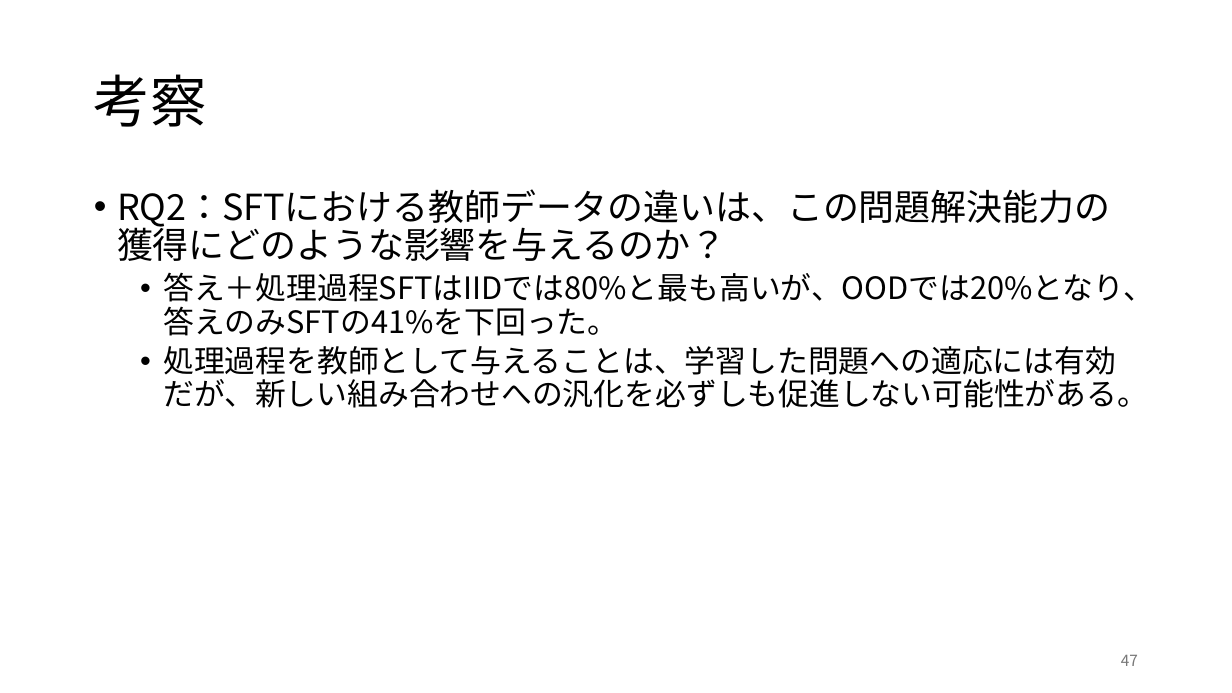
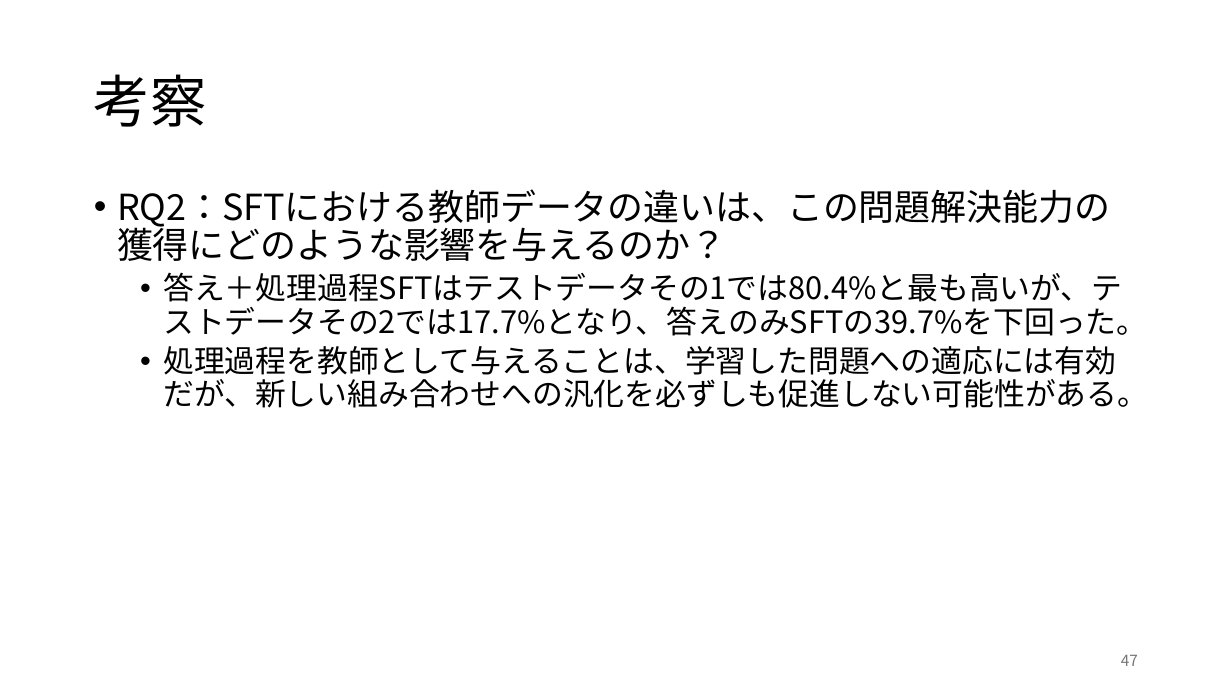
Before and after one commit to rollotea/array-task, a slide deck: slide 47 of 生成AIの追加学習による問題.pptx. Drawn at 1232x693 pixels with LibreOffice and Linux fonts; fonts in the diff are those of the drawing. Boxes give left, top, right and bottom in pixels: in the first picture for what was removed or moved away, otherwise in the second. Text is boxed around its words. In the diff, an @@ line names an element or a change of style, - is before the commit and + after.

```diff
--- a/生成AIの追加学習による問題.pptx
+++ b/生成AIの追加学習による問題.pptx
@@ text at [163, 272, 1147, 336]: text changed @@
-  • 答え＋処理過程SFTはIIDでは80%と最も高いが、OODでは20%となり、答えのみSFTの41%を下回った。
+  • 答え＋処理過程SFTはテストデータその1では80.4%と最も高いが、テストデータその2では17.7%となり、答えのみSFTの39.7%を下回った。
```
Also in this commit, not shown: 8 other slides changed, 1 slide added, 1 slide removed, 1 other file.
